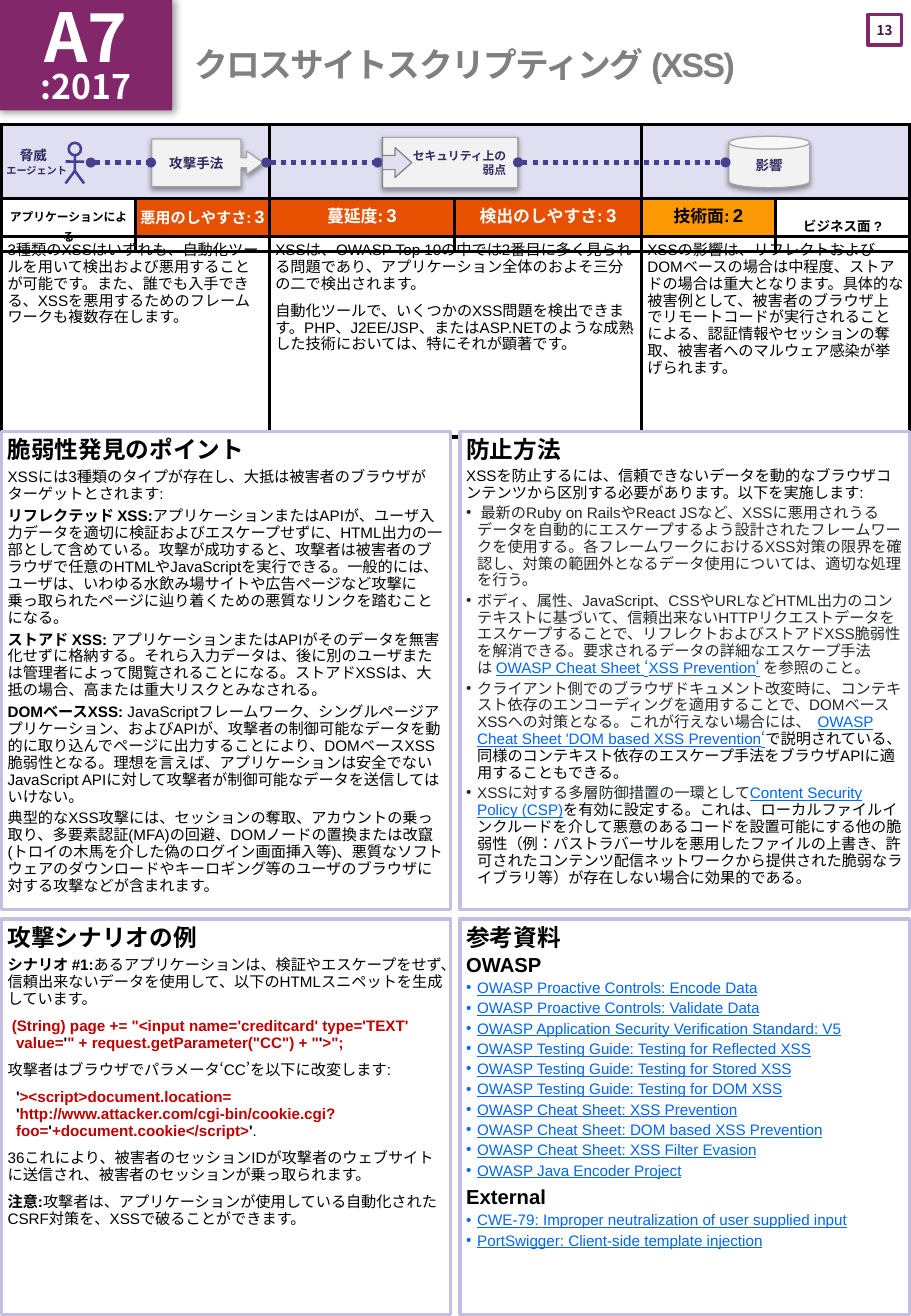
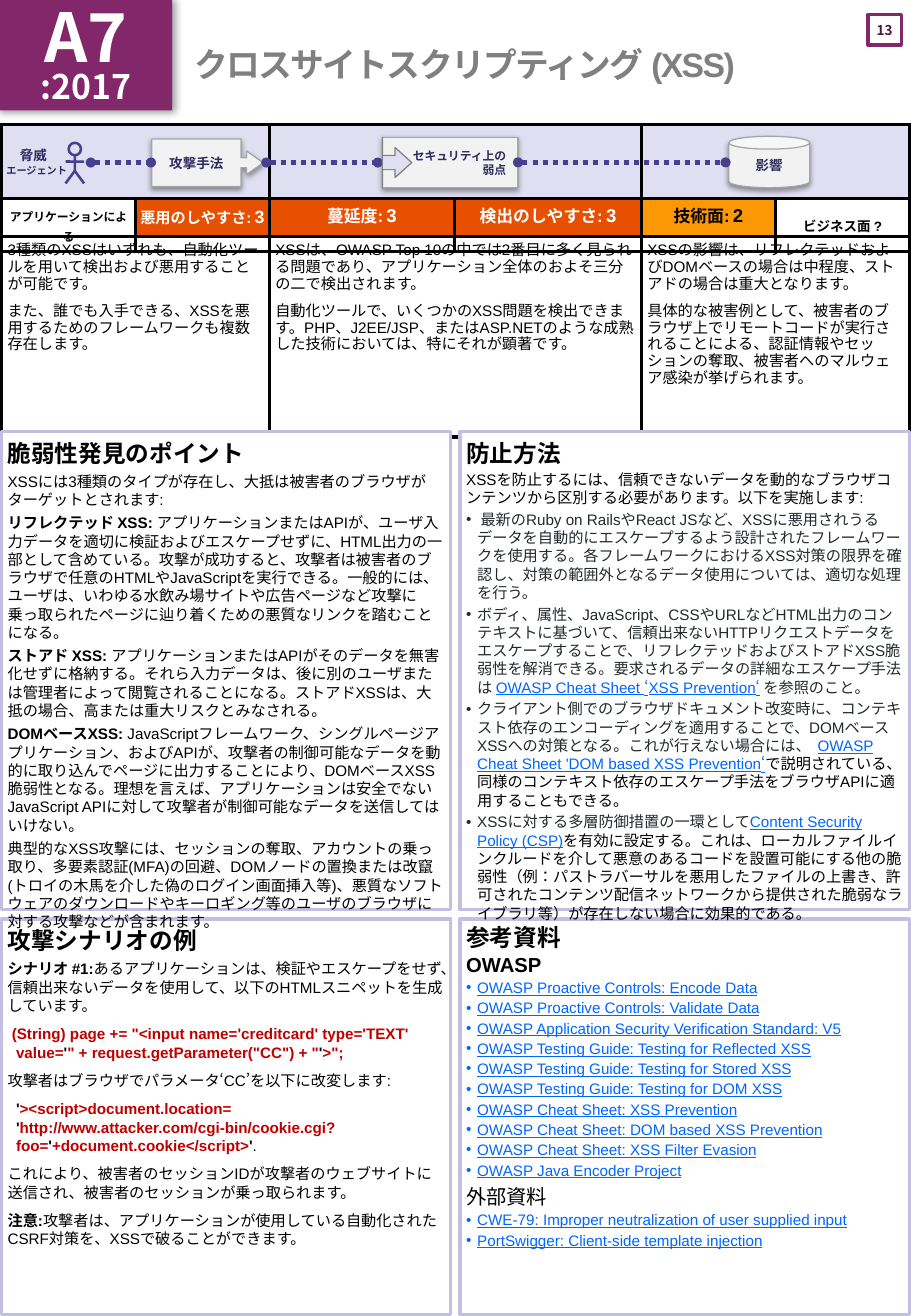
Before and after one commit to OWASP/Top10, a slide deck: slide 14 of 2017/ja/OWASP Top 10-2017(ja).pptx. Drawn at 911x1316 pixels with LibreOffice and Linux fonts; fonts in the diff are those of the drawing. Boxes give left, top, right and bottom in pixels: in the first picture for what was removed or moved away, otherwise in the second. Text is boxed around its words. In the diff, an @@ line names an element or a change of style, - is before the commit and + after.

Commit message:
ページごとに読み合わせをした版
これで公開できるかな！？

```diff
--- a/2017/ja/OWASP Top 10-2017(ja).pptx
+++ b/2017/ja/OWASP Top 10-2017(ja).pptx
@@ table at box(1, 125, 910, 423) @@
-row 3, column 1: 3種類のXSSはいずれも、自動化ツールを用いて検出および悪用することが可能です。また、誰でも入手できる、XSSを悪用するためのフレームワークも複数存在します。
+row 3, column 1: 3種類のXSSはいずれも、自動化ツールを用いて検出および悪用することが可能です。 / また、誰でも入手できる、XSSを悪用するためのフレームワークも複数存在します。
-row 3, column 5: XSSの影響は、リフレクトおよびDOMベースの場合は中程度、ストアドの場合は重大となります。具体的な被害例として、被害者のブラウザ上でリモートコードが実行されることによる、認証情報やセッションの奪取、被害者へのマルウェア感染が挙げられます。
+row 3, column 5: XSSの影響は、リフレクテッドおよびDOMベースの場合は中程度、ストアドの場合は重大となります。 / 具体的な被害例として、被害者のブラウザ上でリモートコードが実行されることによる、認証情報やセッションの奪取、被害者へのマルウェア感染が挙げられます。
@@ text at box(8, 441, 443, 911): line spacing 0.9 to 1; line spacing 10pt to 1 @@
@@ text at box(466, 441, 902, 921): line spacing 0.9 to 1; line spacing 10pt to 1 @@
@@ text at box(8, 515, 443, 639): text changed @@
-リフレクテッド XSS:アプリケーションまたはAPIが、ユーザ入力データを適切に検証およびエスケープせずに、HTML出力の一部として含めている。攻撃が成功すると、攻撃者は被害者のブラウザで任意のHTMLやJavaScriptを実行できる。一般的には、ユーザは、いわゆる水飲み場サイトや広告ページなど攻撃に乗っ取られたページに辿り着くための悪質なリンクを踏むことになる。
+リフレクテッド XSS: アプリケーションまたはAPIが、ユーザ入力データを適切に検証およびエスケープせずに、HTML出力の一部として含めている。攻撃が成功すると、攻撃者は被害者のブラウザで任意のHTMLやJavaScriptを実行できる。一般的には、ユーザは、いわゆる水飲み場サイトや広告ページなど攻撃に乗っ取られたページに辿り着くための悪質なリンクを踏むことになる。
@@ text at box(477, 607, 901, 696): text changed @@
-  • ボディ、属性、JavaScript、CSSやURLなどHTML出力のコンテキストに基づいて、信頼出来ないHTTPリクエストデータをエスケープすることで、リフレクトおよびストアドXSS脆弱性を解消できる。要求されるデータの詳細なエスケープ手法は OWASP Cheat Sheet ‘XSS Prevention‘ を参照のこと。
+  • ボディ、属性、JavaScript、CSSやURLなどHTML出力のコンテキストに基づいて、信頼出来ないHTTPリクエストデータをエスケープすることで、リフレクテッドおよびストアドXSS脆弱性を解消できる。要求されるデータの詳細なエスケープ手法は OWASP Cheat Sheet ‘XSS Prevention‘ を参照のこと。
@@ text at box(8, 926, 456, 1246): line spacing 0.9 to 1; line spacing 10pt to 1 @@
@@ text at box(8, 1166, 432, 1200): text changed @@
-36これにより、被害者のセッションIDが攻撃者のウェブサイトに送信され、被害者のセッションが乗っ取られます。
+これにより、被害者のセッションIDが攻撃者のウェブサイトに送信され、被害者のセッションが乗っ取られます。
@@ text at box(466, 1187, 547, 1206): text changed; bold off @@
-External
+外部資料
```
Also in this commit, not shown: 18 other slides changed, 1 other file.
